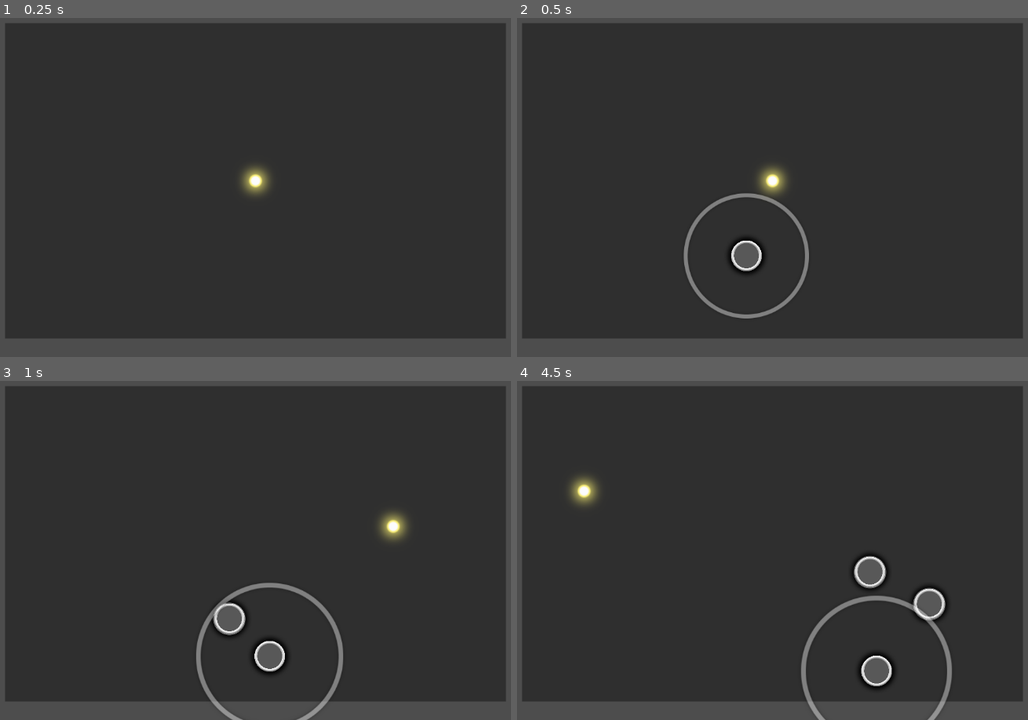
Above: before the commit, frames 1-4 (two rows, left to right).
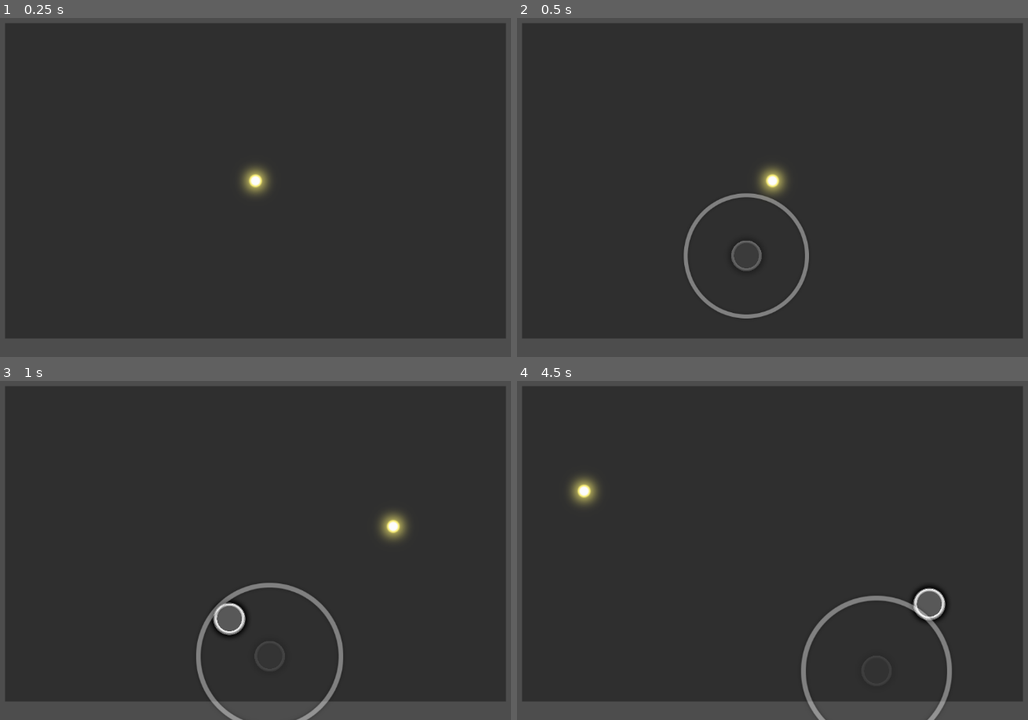
Above: after the commit, the same moments.

Repository: naixsu/Osu-Thingy
Game: Godot game, scene res://Scenes/Main.tscn
The game is run twice, just before and just after one commit, with the same random seed, the same clock (stepped at 60 frames per second) and the same inputs. Sound files missing from this copy of the repository are replaced by a short silence.
Inputs (mouse positions are in pixels of both pictures, inside the frame that each line leads up to):
- Up to frame 1 (0.25 s): no input
- Up to frame 2 (0.5 s): no input
- Up to frame 3 (1 s): move the mouse to (393, 526) at 0.52 s
- Up to frame 4 (4.5 s): move the mouse to (644, 560) at 1.27 s; move the mouse to (833, 465) at 2.02 s; move the mouse to (741, 614) at 2.77 s; move the mouse to (961, 597) at 3.52 s; move the mouse to (583, 489) at 4.27 s

Frame 1 is identical in both runs. In frame 2, 0.5% of the frame differs, in the area x 41-49%, y 65-76%; in frame 3, 0.6%; in frame 4, 1.2%, in the area x 65-74%, y 50-91%.

Commit message:
Added note modulation

Diff:
--- a/Scenes/Cursor.tscn
+++ b/Scenes/Cursor.tscn
@@ -27,7 +27,7 @@
 volume_db = -10.0
 
 [node name="HitTimer" type="Timer" parent="."]
-wait_time = 0.1
+wait_time = 0.05
 one_shot = true
 
 [connection signal="area_entered" from="Area2D" to="." method="_on_area_2d_area_entered"]
--- a/Scenes/Main.tscn
+++ b/Scenes/Main.tscn
@@ -41,6 +41,7 @@
 color = Color(0.184314, 0.184314, 0.184314, 1)
 
 [node name="Area2D" type="Area2D" parent="PlayArea"]
+visible = false
 position = Vector2(116, 34)
 
 [node name="CollisionShape2D" type="CollisionShape2D" parent="PlayArea/Area2D"]
--- a/Scenes/Note.tscn
+++ b/Scenes/Note.tscn
@@ -11,7 +11,7 @@
 z_index = 1
 script = ExtResource("1_4ba4c")
 
-[node name="Sprite2D" type="Sprite2D" parent="."]
+[node name="HitCircle" type="Sprite2D" parent="."]
 texture_filter = 1
 scale = Vector2(0.109375, 0.109375)
 texture = ExtResource("2_0hb06")
@@ -30,6 +30,7 @@
 [node name="Timers" type="Node" parent="."]
 
 [node name="QueueFreeTimer" type="Timer" parent="Timers"]
+wait_time = 0.3
 one_shot = true
 
 [node name="ApproachCircleTimer" type="Timer" parent="Timers"]
--- a/Scripts/Main.gd
+++ b/Scripts/Main.gd
@@ -239,13 +239,14 @@
 
 	var note = Note.instantiate()
 	noteGroup.add_child(note)
+	note.hitCircle.set_self_modulate(Color(1, 1, 1, 0))
 	note.approachRate = metadata["Difficulty"]["ApproachRate"].to_float()
 	note.approachCircleTimer.wait_time = hitObjStart / 1000
 	#note.queueFreeTimer.wait_time = 1
 	# this could be optimized by making autostart on
 	# each timers true but i decided to stick with
 	# using the start() method
-	note.queueFreeTimer.start()
+	#note.queueFreeTimer.start()
 	note.approachCircleTimer.start()
 
 	note.global_position = scaledXY
--- a/Scripts/Note.gd
+++ b/Scripts/Note.gd
@@ -3,6 +3,7 @@
 @onready var queueFreeTimer : Timer = $Timers/QueueFreeTimer
 @onready var approachCircleTimer : Timer = $Timers/ApproachCircleTimer
 @onready var approachCircle : Sprite2D = $ApproachCircle
+@onready var hitCircle : Sprite2D = $HitCircle
 
 var clickable : bool = false
 var approachRate : float = 0.0
@@ -14,10 +15,14 @@
 		hit_note()
 
 func _physics_process(_delta):
-	var timer_progress = 1.0 - (approachCircleTimer.time_left / approachCircleTimer.wait_time)
-	#var scaled_progress = timer_progress * approachRate
-	var new_scale = lerp(0.5, 0.1, timer_progress)
-	approachCircle.scale = Vector2(new_scale, new_scale)
+	var timerProgress = 1.0 - (approachCircleTimer.time_left / approachCircleTimer.wait_time)
+	var newScale = lerp(0.5, 0.1, timerProgress)
+	approachCircle.scale = Vector2(newScale, newScale)
+	# set the modulate from 0 to 1 depending on the timerProgress
+	#var hitCircleModulate = timerProgress
+	var mappedValue = approachCircleTimer.time_left / approachCircleTimer.wait_time
+	var hitCircleModulate = lerp(0, 1, 1.0 - mappedValue)
+	hitCircle.set_self_modulate(Color(1, 1, 1, hitCircleModulate))
 
 
 func _on_area_2d_area_entered(area):
@@ -32,6 +37,7 @@
 
 func _on_approach_circle_timer_timeout():
 	clickable = true
+	queueFreeTimer.start()
 	#play_hitsound()
 
 
